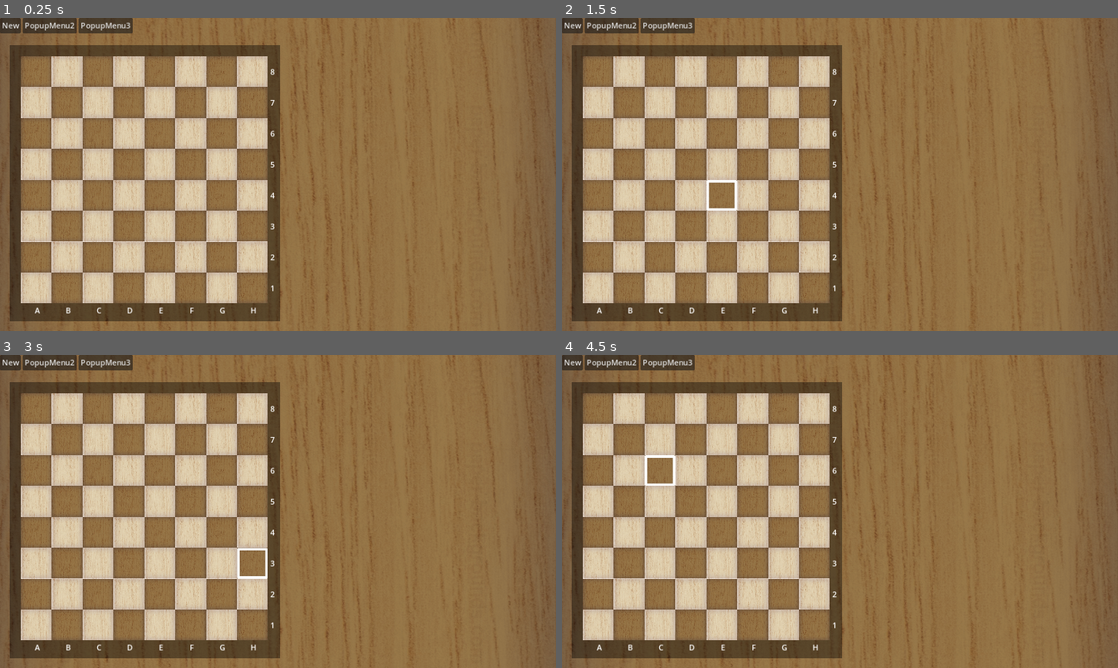
Above: before the commit, frames 1-4 (two rows, left to right).
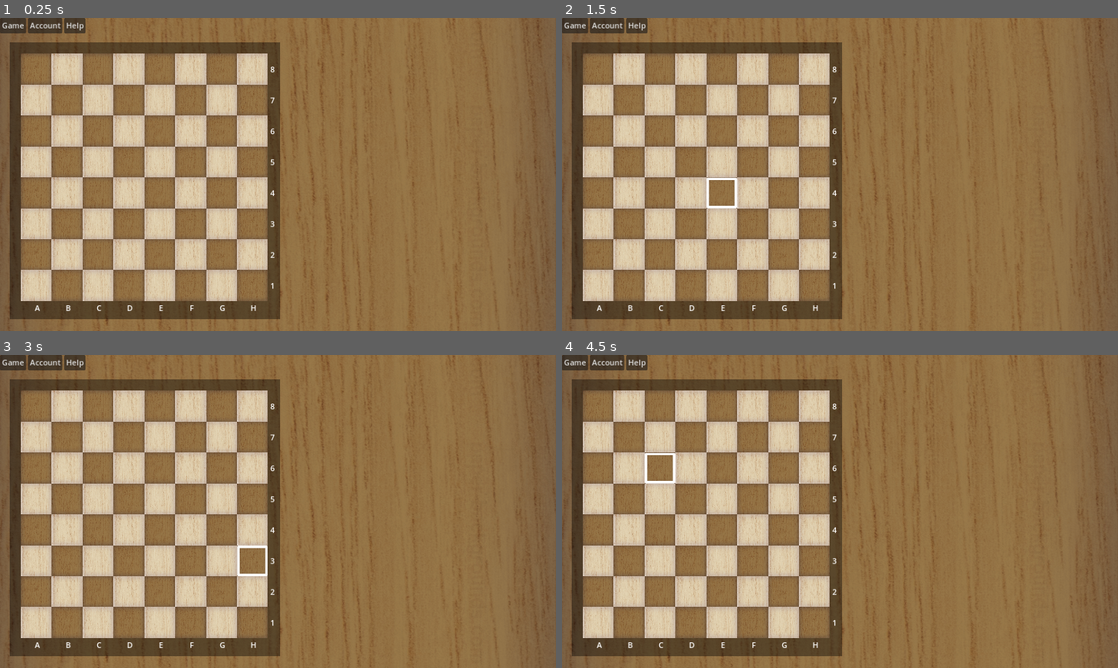
Above: after the commit, the same moments.

Repository: JerryHobby/ChessMentor
Game: Godot game, scene res://Scenes/MainScene.tscn
Same seed, same stepped clock (60 frames per second), same inputs: the game is played once before the commit and once after it.
Inputs (mouse positions are in pixels of both pictures, inside the frame that each line leads up to):
- Up to frame 1 (0.25 s): no input
- Up to frame 2 (1.5 s): tap Enter at 0.5 s; move the mouse to (962, 158) at 0.52 s; tap Space at 1.25 s; move the mouse to (728, 190) at 1.27 s
- Up to frame 3 (3 s): tap Enter at 2 s; move the mouse to (333, 442) at 2.02 s; tap Space at 2.75 s; move the mouse to (250, 574) at 2.77 s
- Up to frame 4 (4.5 s): tap Enter at 3.5 s; move the mouse to (1006, 558) at 3.52 s; tap Space at 4.25 s; move the mouse to (673, 464) at 4.27 s

The runs differ from the first frame. In frame 1, 5.5% of the frame differs, in the area x 0-51%, y 0-97%; in frame 2, 5.6%; in frame 3, 5.6%; in frame 4, 5.6%.

Commit message:
copied scripts - not setup

Diff:
--- a/Scenes/MainScene.tscn
+++ b/Scenes/MainScene.tscn
@@ -1,8 +1,8 @@
 [gd_scene load_steps=4 format=3 uid="uid://b0ffab1ai2civ"]
 
 [ext_resource type="PackedScene" uid="uid://cehtaf6cl2kmd" path="res://Scenes/ChessBoard.tscn" id="1_2b2l8"]
-[ext_resource type="PackedScene" uid="uid://bppg34so83pxx" path="res://Scenes/PlayerProfile.tscn" id="1_b5m3k"]
 [ext_resource type="Texture2D" uid="uid://dufyd5ilbxng" path="res://Assets/chessThemes/board/set0/darkSquare.png" id="1_yea8g"]
+[ext_resource type="Script" path="res://Scripts/MainMenuBar.gd" id="2_elmi6"]
 
 [node name="MainScene" type="Control"]
 layout_mode = 3
@@ -26,32 +26,49 @@
 offset_right = 40.0
 offset_bottom = 40.0
 
-[node name="MenuBar" type="MenuBar" parent="VBoxContainer"]
+[node name="MainMenuBar" type="MenuBar" parent="VBoxContainer"]
 layout_mode = 2
+script = ExtResource("2_elmi6")
 
-[node name="New" type="PopupMenu" parent="VBoxContainer/MenuBar"]
+[node name="Game" type="PopupMenu" parent="VBoxContainer/MainMenuBar"]
+item_count = 4
+item_0/text = "New Game"
+item_0/id = 1
+item_1/text = "New Puzzle"
+item_1/id = 2
+item_2/text = "Load Position (FEN)"
+item_2/id = 3
+item_3/text = "Open Game (PGN)"
+item_3/id = 4
+
+[node name="Account" type="PopupMenu" parent="VBoxContainer/MainMenuBar"]
+auto_translate_mode = 1
+item_count = 4
+item_0/text = "Profile"
+item_1/id = 1
+item_1/separator = true
+item_2/text = "Game Settings"
+item_2/id = 2
+item_3/text = "Sign In"
+item_3/id = 3
+
+[node name="Help" type="PopupMenu" parent="VBoxContainer/MainMenuBar"]
+auto_translate_mode = 1
 item_count = 2
-item_0/text = "1"
-item_0/id = 1
-item_1/text = "2"
+item_0/text = "About"
+item_1/text = "Support"
 item_1/id = 1
-
-[node name="PlayerProfile" parent="VBoxContainer/MenuBar" instance=ExtResource("1_b5m3k")]
-visible = false
-layout_mode = 0
-
-[node name="PopupMenu2" type="PopupMenu" parent="VBoxContainer/MenuBar"]
-auto_translate_mode = 1
-
-[node name="PopupMenu3" type="PopupMenu" parent="VBoxContainer/MenuBar"]
-auto_translate_mode = 1
 
 [node name="MarginContainer" type="MarginContainer" parent="VBoxContainer"]
 layout_mode = 2
 theme_override_constants/margin_left = 20
-theme_override_constants/margin_top = 20
+theme_override_constants/margin_top = 15
 theme_override_constants/margin_right = 20
 theme_override_constants/margin_bottom = 20
 
 [node name="ChessBoard" parent="VBoxContainer/MarginContainer" instance=ExtResource("1_2b2l8")]
 layout_mode = 2
+
+[connection signal="id_pressed" from="VBoxContainer/MainMenuBar/Game" to="VBoxContainer/MainMenuBar" method="_on_game_id_pressed"]
+[connection signal="id_pressed" from="VBoxContainer/MainMenuBar/Account" to="VBoxContainer/MainMenuBar" method="_on_account_id_pressed"]
+[connection signal="id_pressed" from="VBoxContainer/MainMenuBar/Help" to="VBoxContainer/MainMenuBar" method="_on_help_id_pressed"]
--- /dev/null
+++ b/Scripts/MainMenuBar.gd
@@ -0,0 +1,23 @@
+extends MenuBar
+
+
+# Called when the node enters the scene tree for the first time.
+func _ready() -> void:
+	pass # Replace with function body.
+
+
+# Called every frame. 'delta' is the elapsed time since the previous frame.
+func _process(delta: float) -> void:
+	pass
+
+
+func _on_game_id_pressed(id: int) -> void:
+	print("Game Menu item: ", id)
+
+
+func _on_account_id_pressed(id: int) -> void:
+	print("Account Menu item: ", id)
+
+
+func _on_help_id_pressed(id: int) -> void:
+	print("Help Menu item: ", id)
--- /dev/null
+++ b/Scripts/Puzzles.gd
@@ -0,0 +1,9 @@
+extends Node
+class_name Puzzles
+
+func _ready() -> void:
+	pass # Replace with function body.
+
+func get_random_fen():
+	var sqlquery = "SELECT * FROM puzzles ORDER BY RANDOM() LIMIT 1;"
+	return SqlController.db_query(sqlquery)
--- /dev/null
+++ b/Scripts/SQLController.gd
@@ -0,0 +1,17 @@
+extends Node
+var database: SQLite
+
+var db_path : String = "res://Assets/DB/lichess_db.db"
+
+# Called when the node enters the scene tree for the first time.
+func _ready() -> void:
+	database = SQLite.new()
+	db_connect(db_path)
+
+func db_connect(database_path : String):
+	database.path = database_path
+	database.open_db()
+
+func db_query(query_string : String):
+	database.query(query_string)
+	return database.query_result
--- /dev/null
+++ b/Scripts/UCIEngine.gd
@@ -0,0 +1,59 @@
+extends Node
+
+var uci_engine = "assets/stockfish/stockfish-windows-x86-64-avx2.exe"
+#var uci_engine = "C:/Users/jerry/AppData/Local/Programs/Python/Python312/python.exe"
+var uci_stderr
+var uci_pid
+var pipe
+var thread
+var info
+var output_text = ""
+
+
+func _ready() -> void:
+	if OS.get_name() == "Windows":
+		info = OS.execute_with_pipe(uci_engine, [])
+	else:
+		pass
+	pipe = info["stdio"]
+	uci_pid = info["pid"]
+	#print(info)
+	thread = Thread.new()
+	thread.start(_thread_func)
+	get_window().close_requested.connect(clean_func)
+	write("uci")
+	write("isready")
+
+
+func write(new_text: String):
+	output_text = ""
+	var cmd = new_text + "\n"
+	var buffer = cmd.to_utf8_buffer()
+	pipe.store_buffer(buffer)
+
+
+func read() -> String:
+	return output_text
+
+
+func _exit_tree() -> void:
+	print("Exiting")
+	OS.kill(uci_pid)
+	print("Running:", OS.is_process_running(uci_pid))
+
+
+func _add_char(c):
+	output_text += c
+
+
+func _thread_func():
+	# read stdin and add to TextEdit.
+	while pipe.is_open() and pipe.get_error() == OK:
+		#_add_char(char(pipe.get_8()))
+		_add_char.call_deferred(char(pipe.get_8()))
+
+
+func clean_func():
+	# close pipe and cleanup.
+	pipe.close()
+	thread.wait_to_finish()
